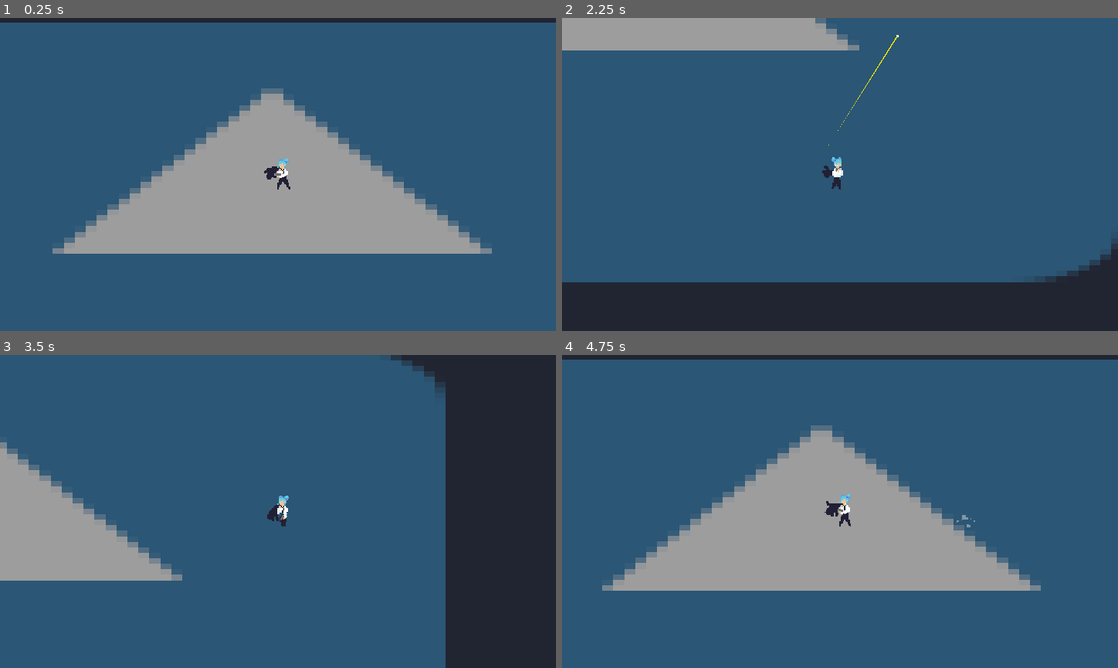
Above: before the commit, frames 1-4 (two rows, left to right).
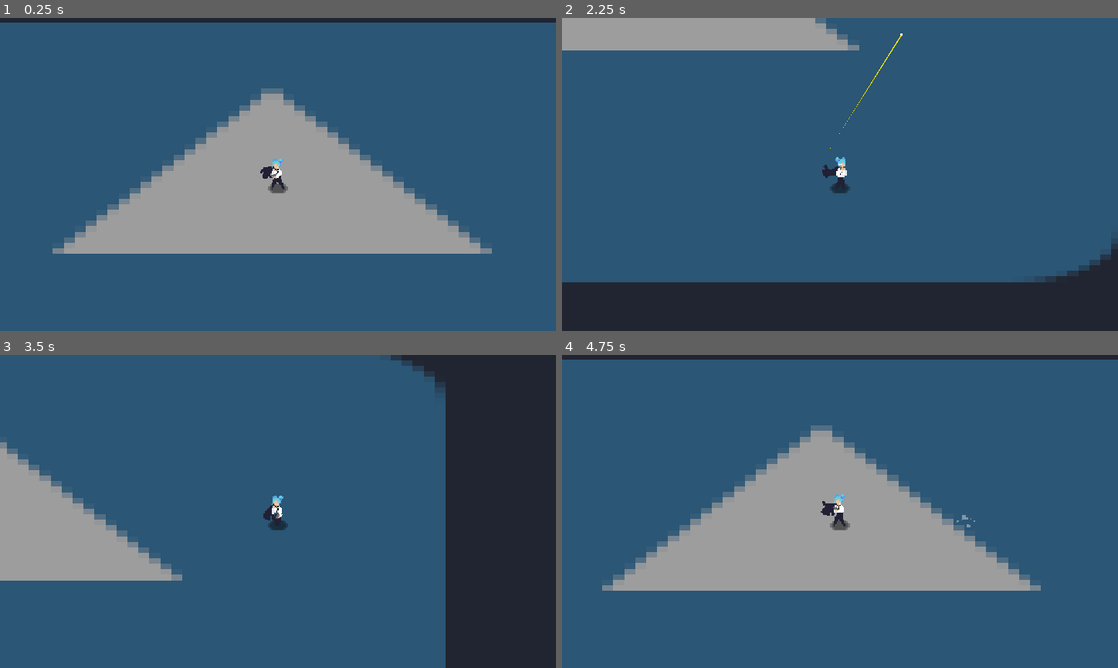
Above: after the commit, the same moments.

Repository: Niimphu/JGJ24
Game: Godot game, scene res://scenes/game/world.tscn
Two runs of this game, one before a commit and one after it. Both use one fixed random seed, a clock stepped at 60 frames per second and the inputs below. The engine's default icon, where the game draws it, is replaced by a stand-in: a white triangle on a blue panel in a dark square.
Inputs (mouse positions are in pixels of both pictures, inside the frame that each line leads up to):
- Up to frame 1 (0.25 s): no input
- Up to frame 2 (2.25 s): tap Enter at 0.5 s; move the mouse to (962, 158) at 0.52 s; hold D (move_right) 0.53-1.28 s; click (962, 158) at 0.6 s; move the mouse to (728, 190) at 1.27 s; hold S (move_down) 1.28-2.03 s; tap Space (roll) at 1.35 s; move the mouse to (895, 105) at 2.02 s; hold D (move_right) from 2.03 s (still down); click (895, 105) at 2.1 s
- Up to frame 3 (3.5 s): move the mouse to (250, 574) at 2.77 s; release D (move_right) at 2.78 s; hold W (move_up) from 2.78 s (still down); tap Space (roll) at 2.85 s
- Up to frame 4 (4.75 s): move the mouse to (1006, 558) at 3.52 s; release W (move_up) at 3.53 s; hold A (move_left) from 3.53 s (still down); click (1006, 558) at 3.6 s; tap R (reload) at 4.15 s; move the mouse to (673, 464) at 4.27 s; tap Space (roll) at 4.35 s

The runs differ from the first frame. In frame 1, 0.3% of the frame differs, in the area x 46-53%, y 44-57%; in frame 2, 0.3%, in the area x 46-62%, y 4-57%; in frame 3, 0.3%; in frame 4, 0.3%.

Commit message:
added shadow and better flip for player

Diff:
--- a/scenes/entities/player.gd
+++ b/scenes/entities/player.gd
@@ -13,6 +13,7 @@
 @onready var Body := $Body
 @onready var Arm := $Gun
 @onready var Jacket := $Jacket
+@onready var Shadow := $Shadow
 
 @onready var bullet_scene := preload("bullet.tscn")
 @onready var dust_scene := preload("res://scenes/entities/roll_dust.tscn")
@@ -105,11 +106,11 @@
 	if mouse_pos.x > global_position.x:
 		sprite_flip(false)
 		Arm.offset.x = 4.5
-		Arm.position.x = -6
+		Arm.position.x = -2.1
 	else:
 		sprite_flip(true)
+		Arm.position.x = 2.1
 		Arm.offset.x = -4.5
-		Arm.position.x = 6
 		Arm.rotate(PI)
 
 
@@ -124,9 +125,9 @@
 	Body.flip_h = flip
 	Arm.flip_h = flip
 	if flip:
-		Jacket.position.x = -4.8
+		Body.position.x = -3.3
 	else:
-		Jacket.position.x = -7.8
+		Body.position.x = 5
 
 
 func shoot() -> void:
--- a/scenes/entities/player.tscn
+++ b/scenes/entities/player.tscn
@@ -1,13 +1,14 @@
-[gd_scene load_steps=24 format=3 uid="uid://cgwpb6lgfpnat"]
+[gd_scene load_steps=25 format=3 uid="uid://cgwpb6lgfpnat"]
 
 [ext_resource type="Script" path="res://scenes/entities/player.gd" id="1_jpnwn"]
 [ext_resource type="Texture2D" uid="uid://dhomffrdjpyiv" path="res://assets/images/HatsuneWick.png" id="2_1x5ry"]
 [ext_resource type="Texture2D" uid="uid://drp6r5akopqby" path="res://assets/images/HatsuneWickJacket.png" id="2_8sumu"]
+[ext_resource type="Texture2D" uid="uid://2r441fbxdbkp" path="res://assets/images/Shadow.png" id="2_063xa"]
 [ext_resource type="Texture2D" uid="uid://b8nhtrlllbosw" path="res://assets/images/HatsuneWickGun.png" id="3_bveos"]
 
 [sub_resource type="CapsuleShape2D" id="CapsuleShape2D_m6q6f"]
-radius = 2.0
-height = 4.87896
+radius = 3.53651
+height = 13.0232
 
 [sub_resource type="AtlasTexture" id="AtlasTexture_ked87"]
 atlas = ExtResource("2_8sumu")
@@ -66,6 +67,38 @@
 "speed": 8.0
 }]
 
+[sub_resource type="Animation" id="Animation_t61je"]
+length = 0.001
+tracks/0/type = "value"
+tracks/0/imported = false
+tracks/0/enabled = true
+tracks/0/path = NodePath(".:frame")
+tracks/0/interp = 1
+tracks/0/loop_wrap = true
+tracks/0/keys = {
+"times": PackedFloat32Array(0),
+"transitions": PackedFloat32Array(1),
+"update": 1,
+"values": [0]
+}
+
+[sub_resource type="Animation" id="Animation_vst3i"]
+resource_name = "reload"
+length = 0.5
+step = 0.1
+tracks/0/type = "value"
+tracks/0/imported = false
+tracks/0/enabled = true
+tracks/0/path = NodePath(".:frame")
+tracks/0/interp = 1
+tracks/0/loop_wrap = true
+tracks/0/keys = {
+"times": PackedFloat32Array(0, 0.1, 0.2, 0.3, 0.4, 0.5),
+"transitions": PackedFloat32Array(1, 1, 1, 1, 1, 1),
+"update": 1,
+"values": [6, 7, 8, 9, 10, 6]
+}
+
 [sub_resource type="Animation" id="Animation_3dysw"]
 resource_name = "shoot"
 length = 0.15
@@ -81,38 +114,6 @@
 "transitions": PackedFloat32Array(1, 1, 1, 1),
 "update": 1,
 "values": [0, 1, 2, 0]
-}
-
-[sub_resource type="Animation" id="Animation_t61je"]
-length = 0.001
-tracks/0/type = "value"
-tracks/0/imported = false
-tracks/0/enabled = true
-tracks/0/path = NodePath(".:frame")
-tracks/0/interp = 1
-tracks/0/loop_wrap = true
-tracks/0/keys = {
-"times": PackedFloat32Array(0),
-"transitions": PackedFloat32Array(1),
-"update": 1,
-"values": [0]
-}
-
-[sub_resource type="Animation" id="Animation_vst3i"]
-resource_name = "reload"
-length = 0.5
-step = 0.1
-tracks/0/type = "value"
-tracks/0/imported = false
-tracks/0/enabled = true
-tracks/0/path = NodePath(".:frame")
-tracks/0/interp = 1
-tracks/0/loop_wrap = true
-tracks/0/keys = {
-"times": PackedFloat32Array(0, 0.1, 0.2, 0.3, 0.4, 0.5),
-"transitions": PackedFloat32Array(1, 1, 1, 1, 1, 1),
-"update": 1,
-"values": [6, 7, 8, 9, 10, 6]
 }
 
 [sub_resource type="AnimationLibrary" id="AnimationLibrary_l15wj"]
@@ -268,27 +269,31 @@
 script = ExtResource("1_jpnwn")
 
 [node name="CollisionShape2D" type="CollisionShape2D" parent="."]
-position = Vector2(0, -0.0496063)
+position = Vector2(0.0100327, 0.0670777)
 rotation = 1.5708
 shape = SubResource("CapsuleShape2D_m6q6f")
 
+[node name="Shadow" type="Sprite2D" parent="."]
+position = Vector2(0.00943756, 0.061945)
+texture = ExtResource("2_063xa")
+
 [node name="Jacket" type="AnimatedSprite2D" parent="."]
-position = Vector2(-7.15512, -11.1161)
+position = Vector2(-8, -11.397)
 sprite_frames = SubResource("SpriteFrames_d2ouk")
 autoplay = "default"
 frame_progress = 0.423184
 
 [node name="Body" type="Sprite2D" parent="."]
-position = Vector2(1.52423, -11.6111)
+position = Vector2(5, -11.892)
 texture = ExtResource("2_1x5ry")
 offset = Vector2(-0.63, 0)
 hframes = 12
 vframes = 4
 
 [node name="Gun" type="Sprite2D" parent="."]
-position = Vector2(-6.11274, -11.9682)
+position = Vector2(-2.1, -12.9)
 texture = ExtResource("3_bveos")
-offset = Vector2(4.5, 6.5)
+offset = Vector2(4, 6)
 hframes = 6
 vframes = 2
 
Binary file added: assets/images/Shadow.png
Not shown, added: assets/images/Shadow.png.import
